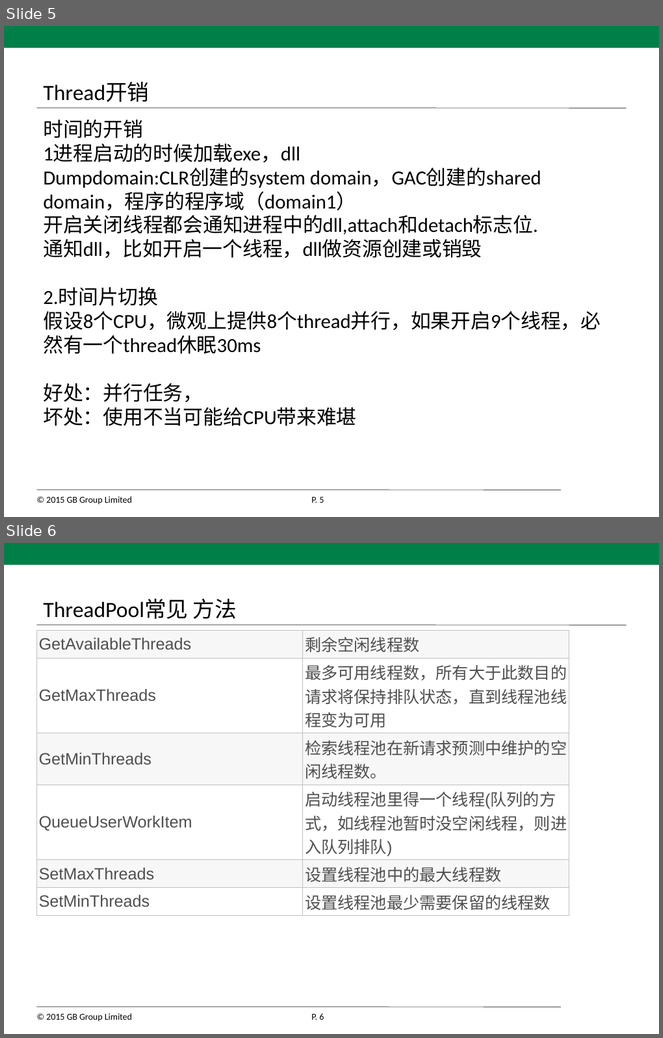
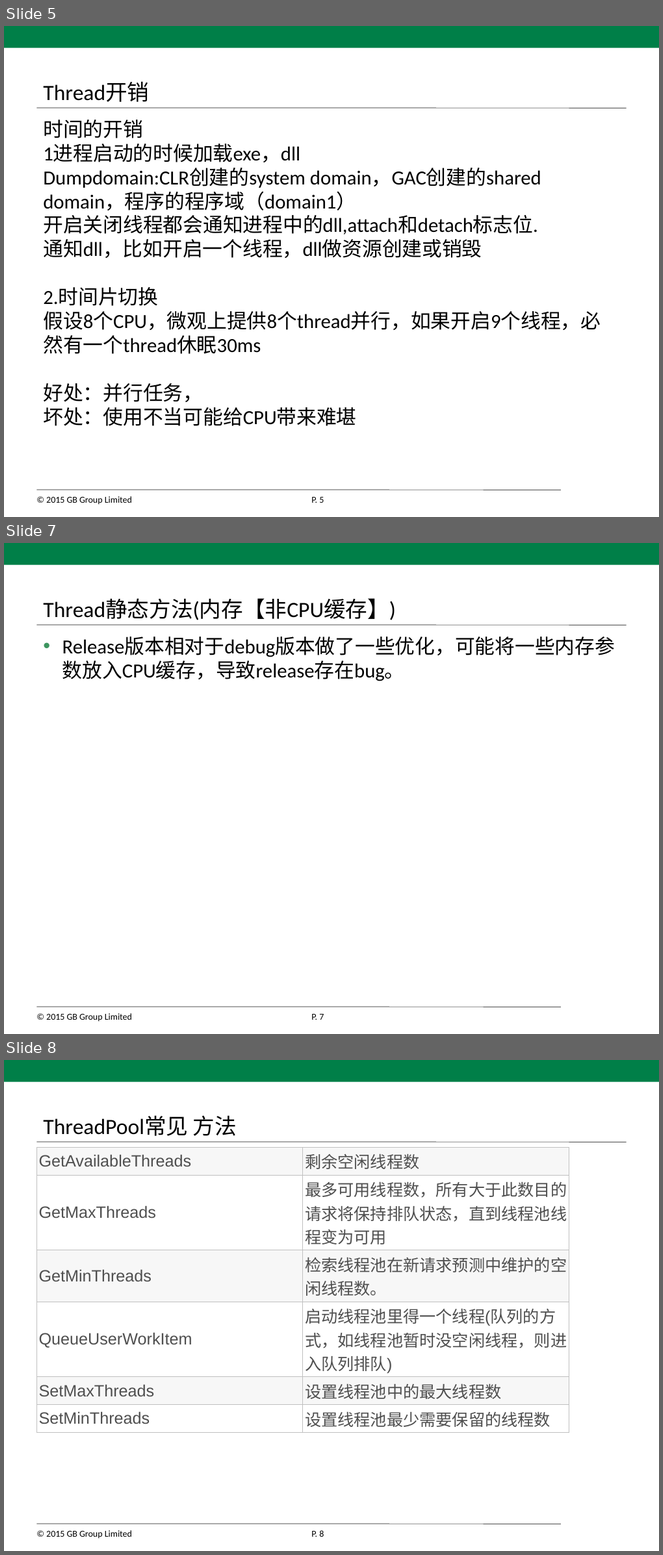
Before and after one commit to xiafeicn/AsyncProgram, a slide deck: 异步编程.pptx. Shown one above the other, each under a label of ours: slides 5 and 6 before the commit, slides 5, 7 and 8 after it; the slides between them are not shown. The pictures are 663x1038 and 663x1555 pixels, drawn with LibreOffice and Linux fonts; fonts in the diff are those of the drawing; background and template pictures are left out. Boxes give left, top, right and bottom in pixels: in the first picture for what was removed or moved away, otherwise in the second. Text is boxed around its words. In the diff, an @@ line names an element or a change of style, - is before the commit and + after.

```diff
--- a/异步编程.pptx
+++ b/异步编程.pptx
@@ slide 7 added at (4,543,659,1034), background #FFFFFF; not listed: 5 template elements that a slide beside it also shows @@
@@ title added at (43,599,396,620), 24 pt, text #000000 @@
+Thread静态方法(内存【非CPU缓存】)
@@ text added at (62,637,616,681), 22 pt, text #000000 @@
+• Release版本相对于debug版本做了一些优化，可能将一些内存参数放入CPU缓存，导致release存在bug。
@@ what was slide 6 is now slide 8 @@
@@ page number at (311,1531,324,1537): text changed @@
-P. 6
+P. 8
```
Also in this commit, not shown: 1 slide changed, 2 other slides added, 2 other files.
